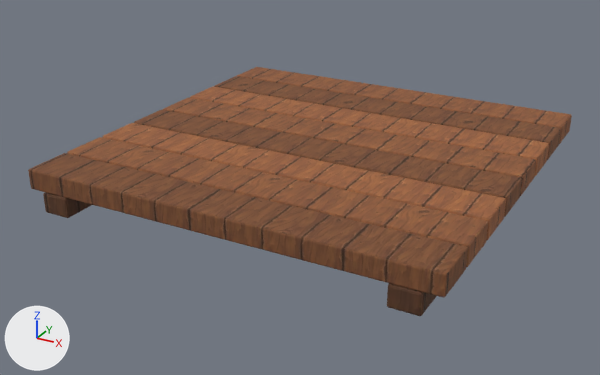
One commit to the glTF model assets/models/build/floor__plank_root.glb: the scene before it, then after it.
Rendered twice from a 50 mm lens placed at (1.78, -3.47, 1.64), pointed at (-0.07, -0.12, -0.03). The lights are fixed; the arrows at lower left show +X, +Y and +Z. The first picture is the older version. Vertices at exactly the same position are counted once.

The first picture shows 'model'.
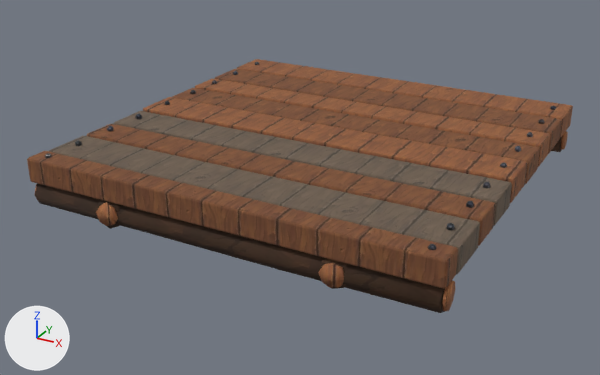
Diff of the bpy script that builds the scene:
```diff
--- a/assets/models/build/floor__plank_root.glb.py
+++ b/assets/models/build/floor__plank_root.glb.py
@@ me_cube_009 @@
-me_cube_009.from_pydata(...)  # 560 vertices, 1080 faces; spans x -1.0..1.0, y -1.0..1.0, z 0.0..0.2
-me_cube_009.materials.append(mat_wood_dark)  # picture img_wood_dark
+me_cube_009.from_pydata(...)  # 1372 vertices, 2588 faces; spans x -1.0..1.0, y -1.0..1.0, z 0.0..0.27
+# me_cube_009 part 1: a new loose piece, a UV sphere (8 segments, 5 rings, poles along z) spanning x 0.905..0.935, y -0.95..-0.92, z 0.238..0.27, in mat_iron_b (picture img_iron_b)
+# me_cube_009 part 2: a new loose piece, a UV sphere (8 segments, 5 rings, poles along z) spanning x 0.905..0.935, y -0.526..-0.495, z 0.238..0.27, in mat_iron_b (picture img_iron_b)
+# me_cube_009 part 3: a new loose piece, a UV sphere (8 segments, 5 rings, poles along z) spanning x 0.905..0.935, y -0.756..-0.725, z 0.238..0.27, in mat_iron_b (picture img_iron_b)
+# me_cube_009 part 4: the loose piece of 56 vertices spanning x -1.0..1.0, y 0.76..0.99, z 0.1..0.2 is moved by (0.0, 0.0, 0.04)
+# me_cube_009 part 5: the loose piece of 56 vertices spanning x -1.0..1.0, y 0.26..0.49, z 0.1..0.2 is scaled about its middle by (0.999, 0.776, 1.2), then moved by (0.0, 0.03, 0.04), in mat_wood_a (picture img_wood_a)
+# me_cube_009 part 6: the loose piece of 56 vertices spanning x -1.0..1.0, y -0.24..-0.01, z 0.1..0.2 is scaled about its middle by (0.999, 0.984, 1.2), then moved by (0.0, 0.08, 0.04), in mat_wood_a (picture img_wood_a)
+# me_cube_009 part 7: the loose piece of 56 vertices spanning x -1.0..1.0, y 0.51..0.74, z 0.1..0.2 is moved by (0.0, 0.0, 0.04)
+# me_cube_009 part 8: the loose piece of 56 vertices spanning x -1.0..1.0, y 0.01..0.24, z 0.1..0.2 is scaled about its middle by (0.999, 0.863, 1.2), then moved by (0.0, 0.06, 0.04), in mat_wood_b (picture img_wood_b)
+# me_cube_009 part 9: the loose piece of 56 vertices spanning x -1.0..1.0, y -0.74..-0.51, z 0.1..0.2 is scaled about its middle by (0.999, 0.769, 1.2), then moved by (0.0, 0.11, 0.04), in mat_wood_b (picture img_wood_b)
+# me_cube_009 part 10: the loose piece of 56 vertices spanning x -1.0..1.0, y -0.99..-0.76, z 0.1..0.2 is scaled about its middle by (0.999, 0.457, 1.2), then moved by (0.0, -0.06, 0.04)
+# me_cube_009 part 11: the loose piece of 56 vertices spanning x -1.0..1.0, y -0.49..-0.26, z 0.1..0.2 is scaled about its middle by (0.999, 0.918, 1.2), then moved by (0.0, 0.08, 0.04), in mat_greywood_a (picture img_greywood_a)
+# me_cube_009 part 12: the loose piece of 56 vertices spanning x -1.0..1.0, y -0.74..-0.51, z 0.1..0.2 is copied, and the copy is scaled about its middle by (0.999, 1.02, 1.2), then moved by (0.0, -0.12, 0.04), in mat_greywood_a (picture img_greywood_a); it spans x -1.0..1.0, y -0.86..-0.62, z 0.13..0.25
+# me_cube_009 part 13: 112 vertices removed from x -0.92..0.92, y -1.0..1.0, z 0.0..0.1; 256 vertices added at x -1.0..1.0, y -1.0..1.0, z 0.0..0.15
+# other edits to the shape of me_cube_009 do not show in these pictures
 me_cube_009.materials.append(mat_wood_a)
@@ me_cube_009 @@
 me_cube_009.materials.append(mat_wood_c)
+me_cube_009.materials.append(mat_iron_b)  # picture img_iron_b
+me_cube_009.materials.append(mat_bark_b)  # picture img_bark_b
+me_cube_009.materials.append(mat_bark_c)  # picture img_bark_c
+me_cube_009.materials.append(mat_iron_c)  # picture img_iron_c
+me_cube_009.materials.append(mat_iron_a)  # picture img_iron_a
+me_cube_009.materials.append(mat_greywood_a)  # picture img_greywood_a
```

Where the change shows, as pixel boxes (x1, y1, x2, y2) in the pictures (600 x 375 px; the box of a moved part takes in the faces that stretch with it):
'model', reshaped
    before: (28, 67, 572, 316)
    after: (27, 59, 573, 313)
part 1 of me_cube_009, added
    after: (428, 244, 436, 250)
part 2 of me_cube_009, added
    after: (466, 201, 474, 208)
part 3 of me_cube_009, added
    after: (447, 223, 455, 230)
part 4 of me_cube_009, moved or reshaped
    before: (237, 67, 572, 144)
    after: (237, 59, 573, 139)
part 5 of me_cube_009, moved or reshaped
    before: (190, 87, 549, 177)
    after: (195, 79, 550, 167)
part 6 of me_cube_009, moved or reshaped
    before: (134, 110, 522, 217)
    after: (143, 97, 527, 203)
part 7 of me_cube_009, moved or reshaped
    before: (214, 76, 561, 160)
    after: (215, 69, 562, 154)
part 8 of me_cube_009, moved or reshaped
    before: (163, 98, 536, 196)
    after: (172, 88, 540, 184)
part 9 of me_cube_009, moved or reshaped
    before: (67, 137, 488, 267)
    after: (86, 124, 496, 246)
part 10 of me_cube_009, moved or reshaped
    before: (28, 153, 468, 297)
    after: (27, 151, 458, 289)
part 11 of me_cube_009, moved or reshaped
    before: (102, 123, 506, 241)
    after: (114, 111, 512, 226)
part 12 of me_cube_009, added (brown)
    after: (49, 136, 480, 274)
part 13 of me_cube_009, reshaped
    before: (43, 192, 436, 316)
    after: (35, 131, 568, 313)
